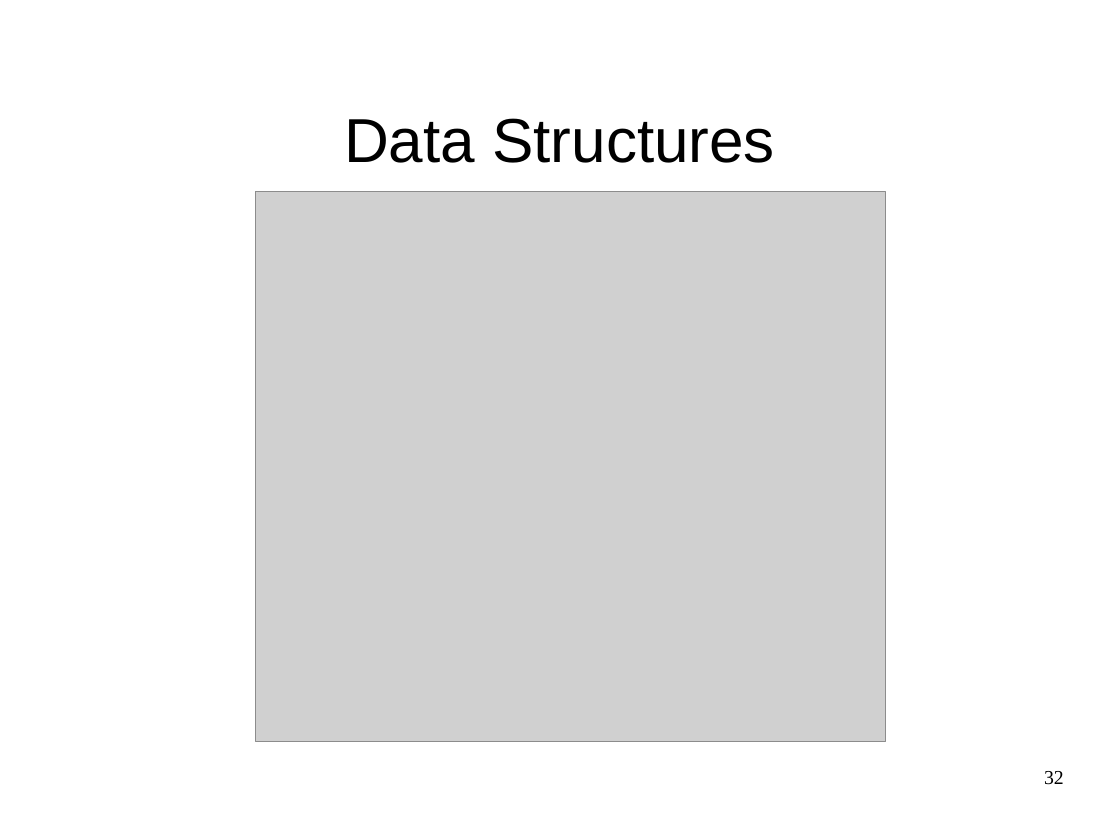
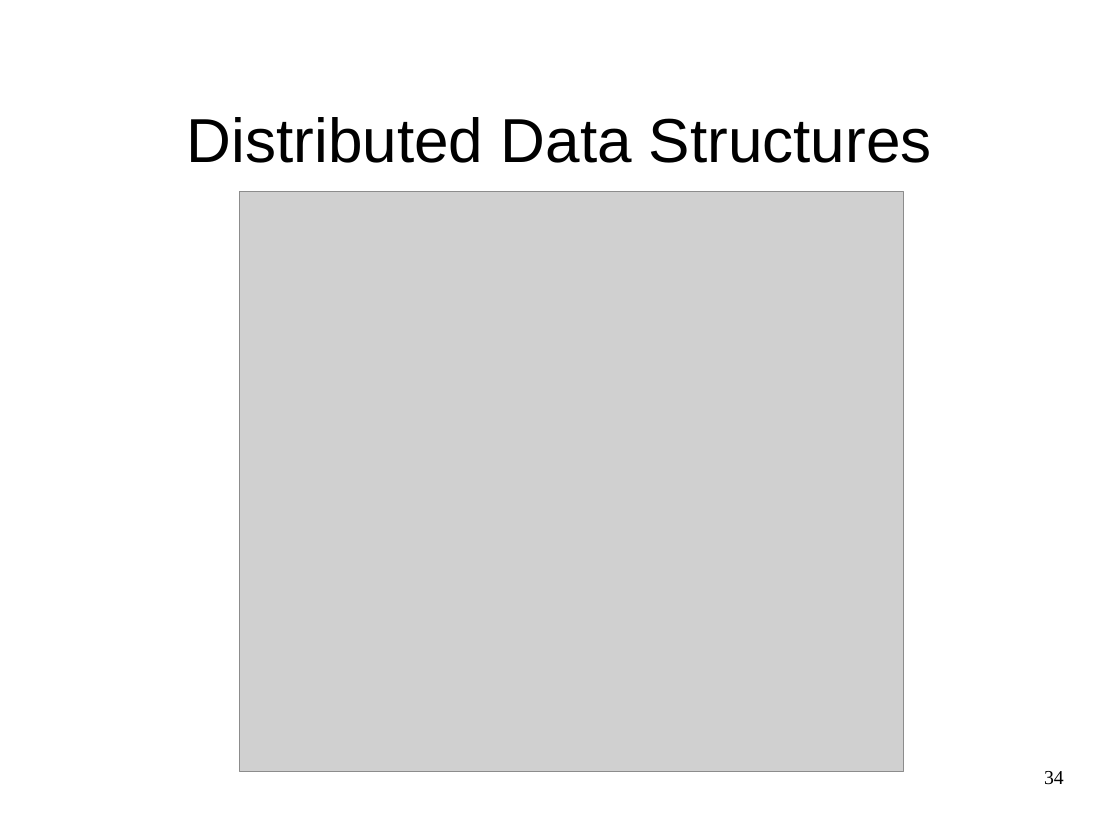
Before and after one commit to JGAntunes/pulsarcast, a slide deck: slide 34 of project-report/presentation.odp (slide 32 before the commit). Drawn at 1120x840 pixels with LibreOffice and Linux fonts; fonts in the diff are those of the drawing; grey boxes stand for pictures; background and template pictures are left out. Boxes give left, top, right and bottom in pixels: in the first picture for what was removed or moved away, otherwise in the second. Text is boxed around its words. In the diff, an @@ line names an element or a change of style, - is before the commit and + after.

```diff
--- a/project-report/presentation.odp
+++ b/project-report/presentation.odp
@@ title at <box>187,117,932,163</box>: text changed @@
-Data Structures
+Distributed Data Structures
@@ picture: place and size @@
-picture at <box>256,192,886,742</box>
+picture at <box>240,192,905,771</box>
@@ page number at <box>1044,771,1064,785</box>: text changed @@
-32
+34
```
Also in this commit, not shown: 10 other slides changed, 3 slides added, 1 slide removed, 1 other file.
